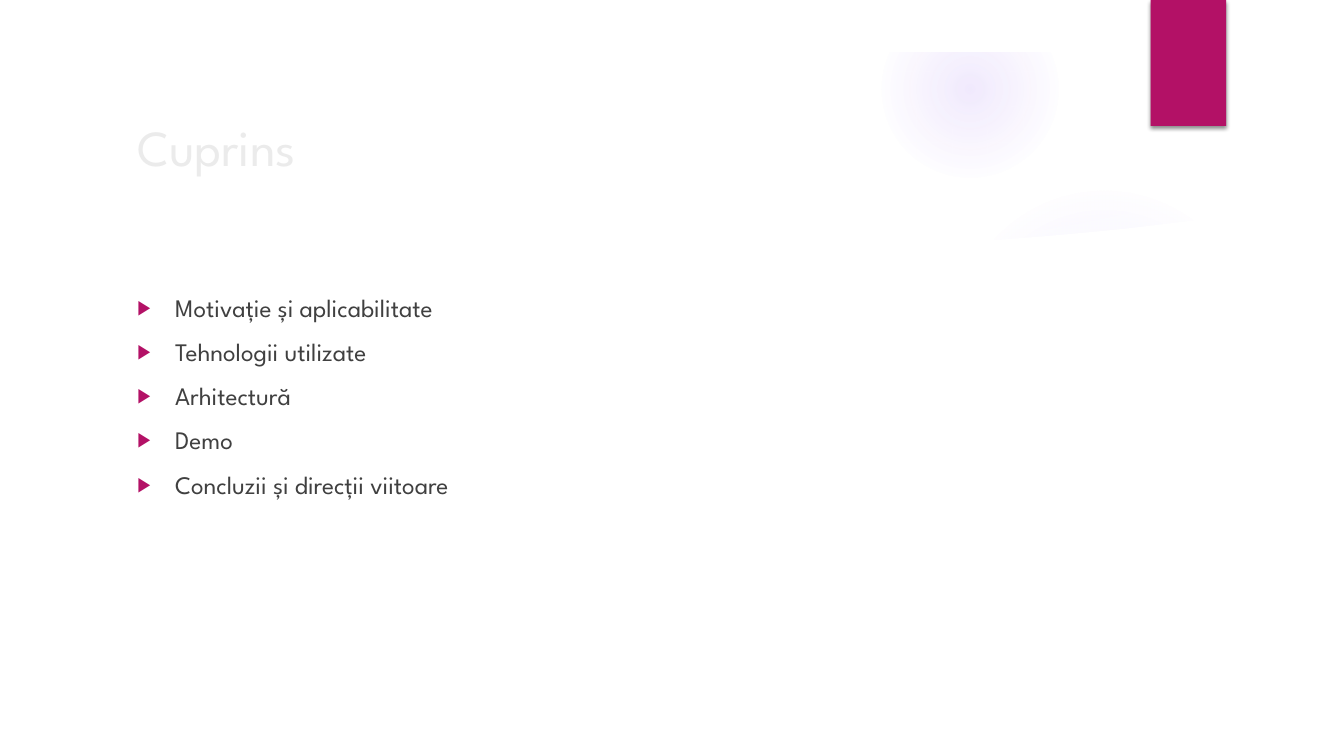
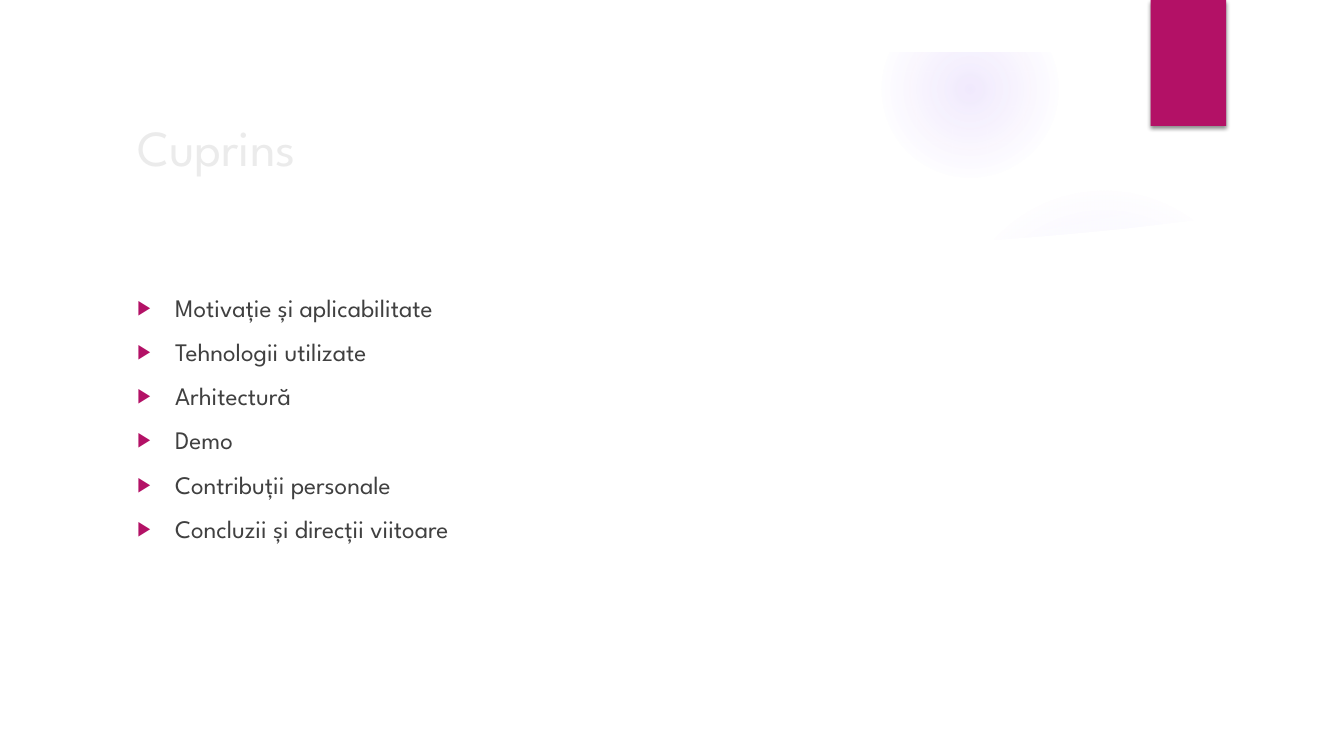
Before and after one commit to ursedaniel/Licenta2019UrseDaniel, a slide deck: slide 2 of Licenta2019UrseDaniel/Prezentare AskME.pptx. Drawn at 1344x756 pixels with LibreOffice and Linux fonts; fonts in the diff are those of the drawing; background and template pictures are left out. Boxes give left, top, right and bottom in pixels: in the first picture for what was removed or moved away, otherwise in the second. Text is boxed around its words. In the diff, an @@ line names an element or a change of style, - is before the commit and + after.

Commit message:
update

```diff
--- a/Licenta2019UrseDaniel/Prezentare AskME.pptx
+++ b/Licenta2019UrseDaniel/Prezentare AskME.pptx
@@ text at (175, 476, 391, 500): paragraph added @@
+▶ Contribuții personale
```
